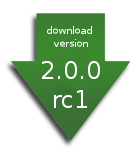
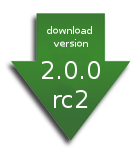
Layer changes from the first 140x154 image to the second:
painted on "2.0.0 ..." over box(76, 90, 88, 108)
